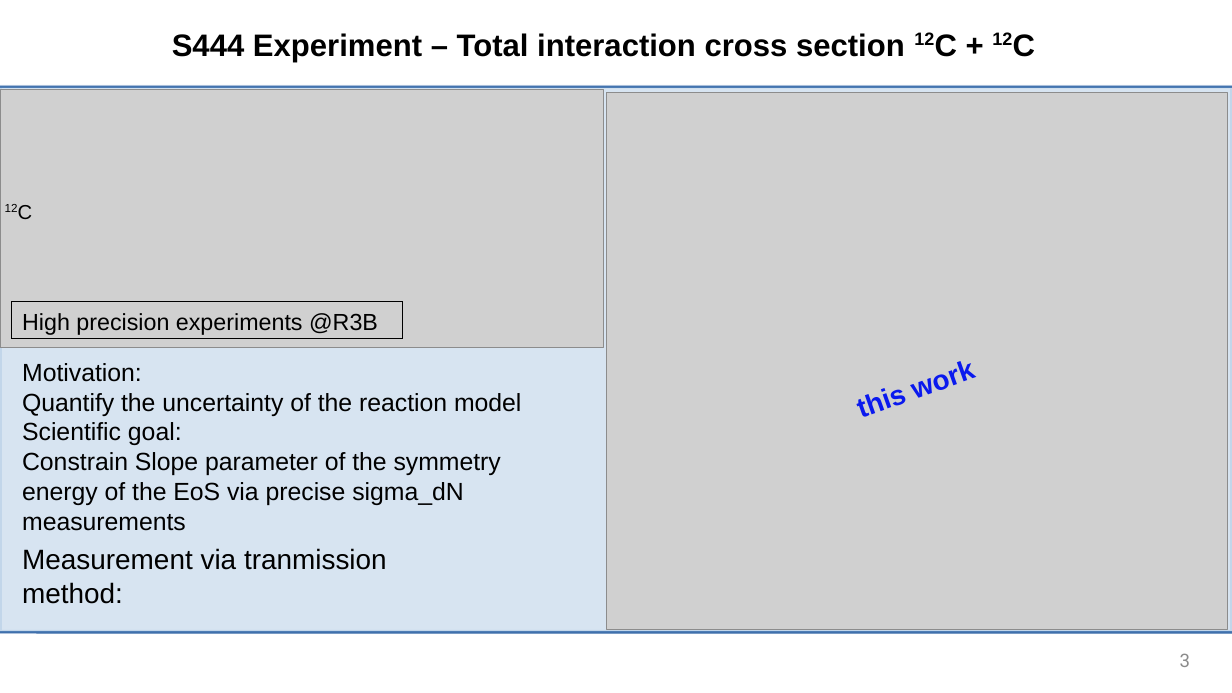
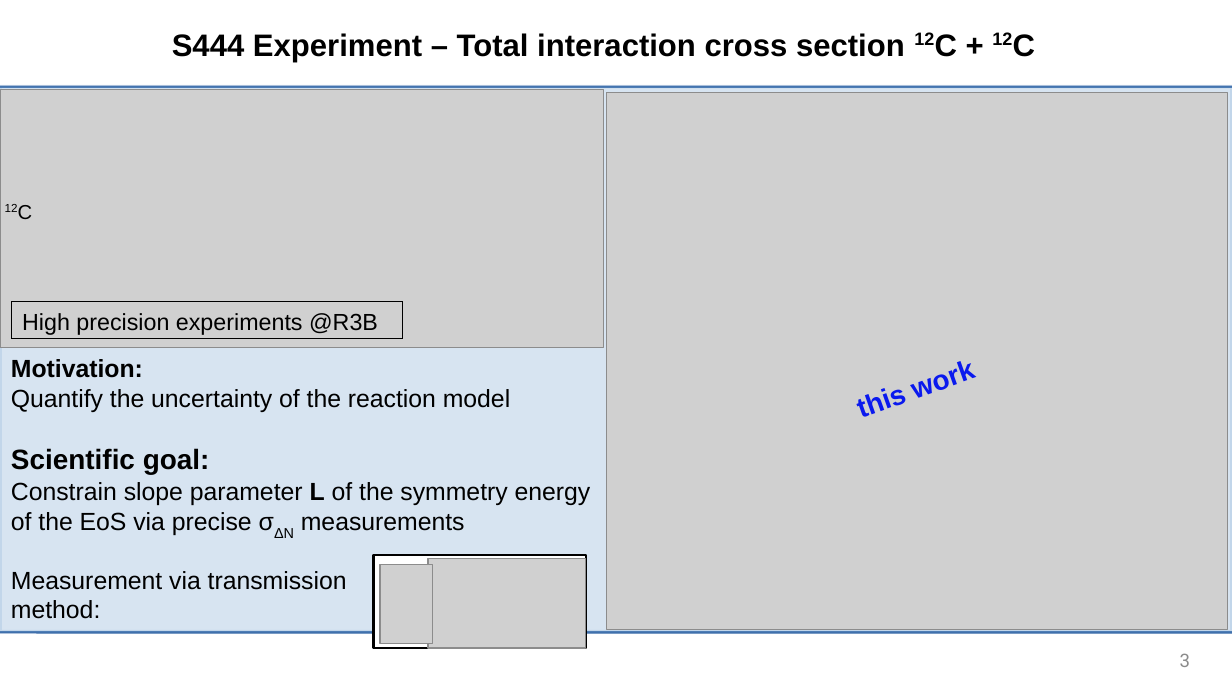
Before and after one commit to jenegger/phd_thesis, a slide deck: slide 3 of other/umlauf_folien.odp. Drawn at 1232x693 pixels with LibreOffice and Linux fonts; fonts in the diff are those of the drawing; grey boxes stand for pictures; background and template pictures are left out. Boxes give left, top, right and bottom in pixels: in the first picture for what was removed or moved away, otherwise in the second. Text is boxed around its words. In the diff, an @@ line names an element or a change of style, - is before the commit and + after.

Commit message:
(almost) finished slides for umlauf

```diff
--- a/other/umlauf_folien.odp
+++ b/other/umlauf_folien.odp
@@ text "Motivation:": place and size @@
-text "Motivation:" at box(22, 363, 521, 531)
+text "Motivation:" at box(11, 359, 591, 535)
@@ text at box(11, 359, 210, 475): bold on in "Motivation:", "Scientific goal:"; size 16 to 18 pt in "Scientific goal:" @@
@@ text at box(11, 482, 591, 535): text changed @@
-Constrain Slope parameter of the symmetry energy of the EoS via precise sigma_dN measurements
+Constrain slope parameter L of the symmetry energy of the EoS via precise σΔN measurements
@@ rectangle added at box(373, 556, 586, 648), fill #FFFFFF, outline #000000 1.5 pt @@
@@ picture added at box(380, 565, 433, 644) @@
@@ picture added at box(428, 559, 586, 648) @@
@@ text at box(11, 571, 347, 619): text changed; size 18 to 16 pt @@
-Measurement via tranmission method:
+Measurement via transmission method:
```
Also in this commit, not shown: 1 other file.
